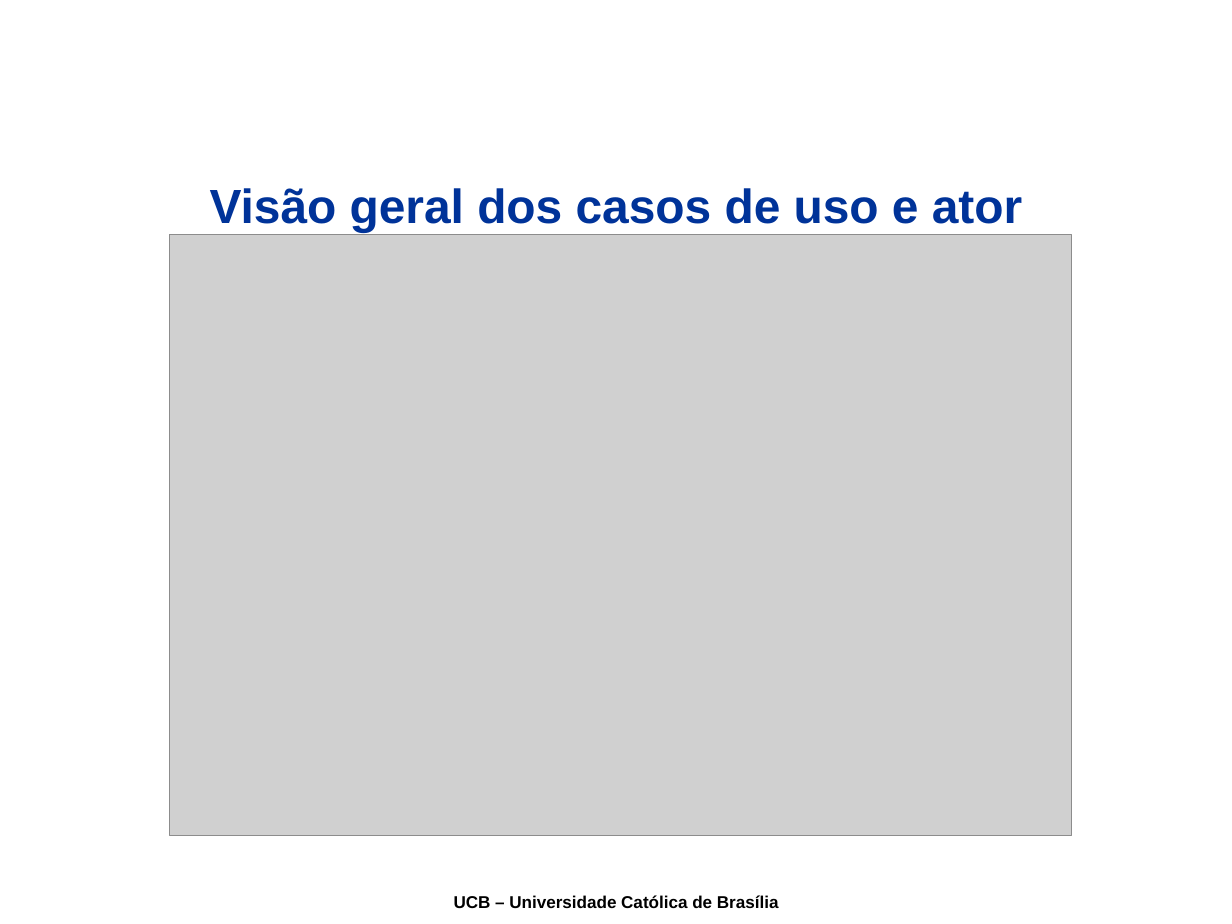
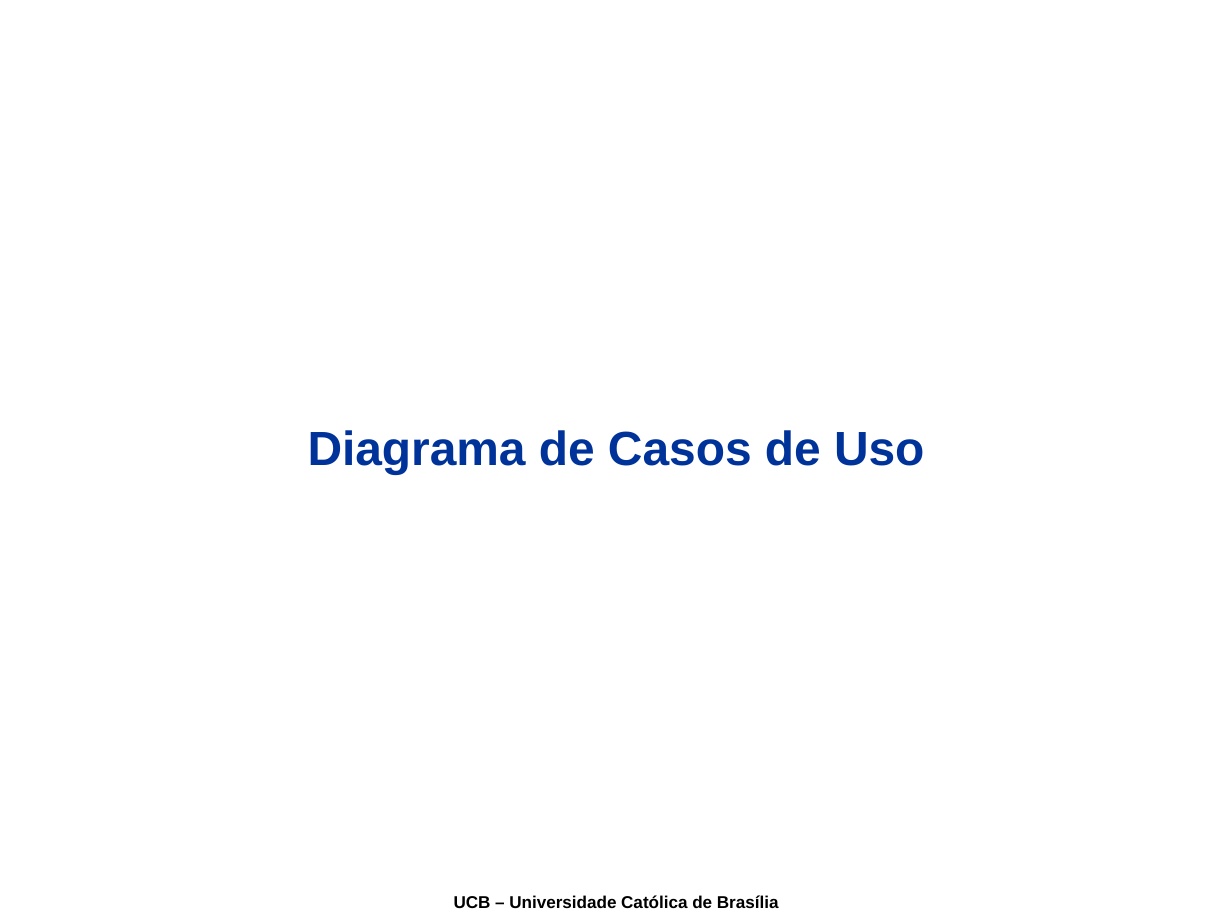
Before and after one commit to joaogabriel/webdatamodeling, a slide deck: slide 13 of docs/08-Apresentacao/Apresentação.ppt (slide 12 before the commit). Drawn at 1232x924 pixels with LibreOffice and Linux fonts; fonts in the diff are those of the drawing; grey boxes stand for pictures; background and template pictures are left out. Boxes give left, top, right and bottom in pixels: in the first picture for what was removed or moved away, otherwise in the second. Text is boxed around its words. In the diff, an @@ line names an element or a change of style, - is before the commit and + after.

```diff
--- a/docs/08-Apresentacao/Apresentação.ppt
+++ b/docs/08-Apresentacao/Apresentação.ppt
@@ picture removed at (x1=170, y1=235, x2=1072, y2=835) @@
@@ text at (x1=308, y1=430, x2=924, y2=474): text changed @@
-Visão geral dos casos de uso e ator
+Diagrama de Casos de Uso
```
Also in this commit, not shown: 5 other slides changed, 2 slides added, 2 other files.
